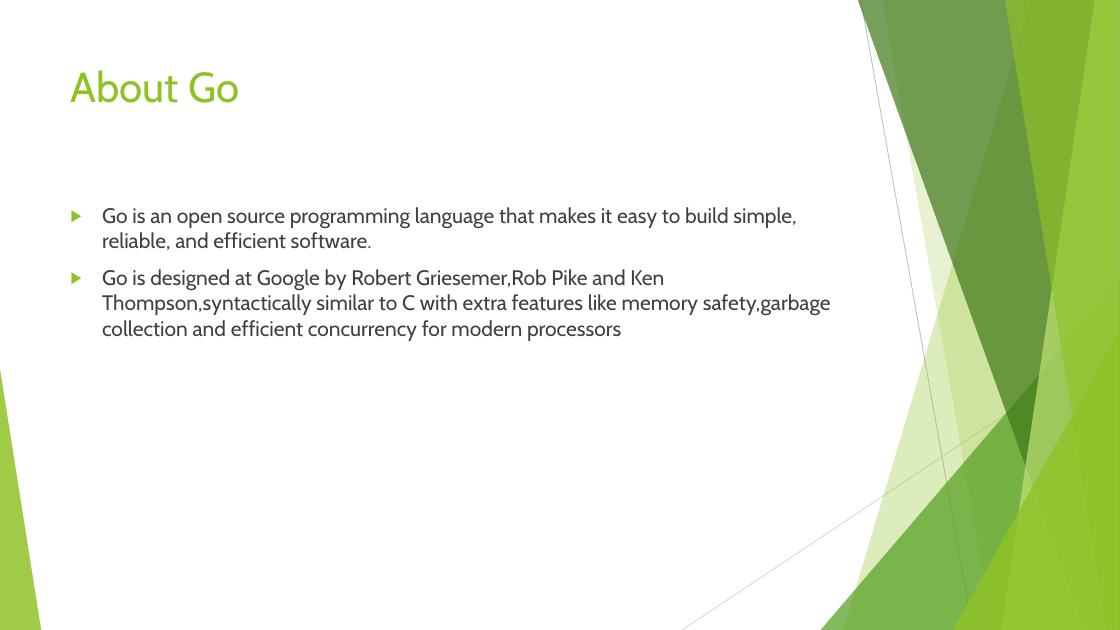
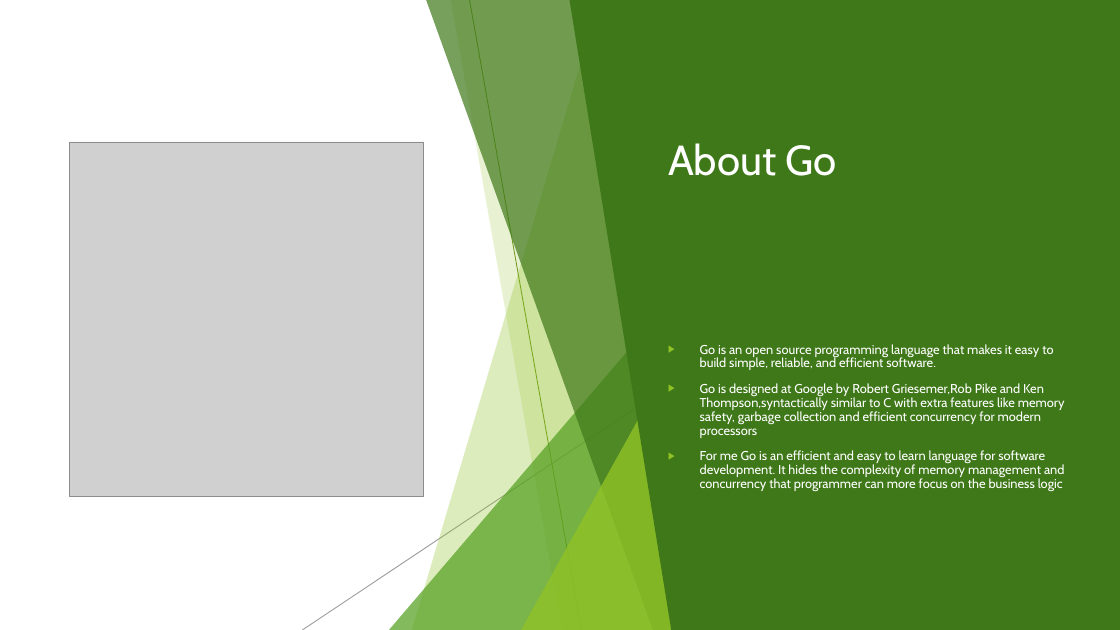
Before and after one commit to vivekdubeydeveloper/goquickstart, a slide deck: slide 3 of goquickstart.pptx. Drawn at 1120x630 pixels with LibreOffice and Linux fonts; fonts in the diff are those of the drawing; grey boxes stand for pictures. Boxes give left, top, right and bottom in pixels: in the first picture for what was removed or moved away, otherwise in the second. Text is boxed around its words. In the diff, an @@ line names an element or a change of style, - is before the commit and + after.

Commit message:
updated

```diff
--- a/goquickstart.pptx
+++ b/goquickstart.pptx
@@ rectangle added at box(0, 0, 1120, 630), fill #FFFFFF @@
@@ freeform shape added at box(412, 0, 688, 630), fill #90C226 at 30% opacity @@
@@ freeform shape added at box(426, 0, 688, 630), fill #3F7819 at 70% opacity @@
@@ freeform shape added at box(450, 0, 688, 630), fill #90C226 at 20% opacity @@
@@ line added from (470, 0) to (581, 630), #6C921D 0.75 pt @@
@@ freeform shape added at box(570, 0, 1120, 630), fill #3F7819 @@
@@ title "About Go": place and size @@
-title "About Go" at box(71, 70, 239, 103)
+title "About Go" at box(668, 143, 837, 176)
@@ title "About Go" at box(668, 143, 837, 176): text colour #90C226 to #FFFFFF; vertical alignment top to middle @@
@@ picture added at box(70, 142, 424, 497) @@
@@ text "Go is an open source ...": place and size @@
-text "Go is an open source ..." at box(102, 207, 831, 341)
+text "Go is an open source ..." at box(700, 344, 1065, 491)
@@ triangle added at box(389, 280, 688, 630), fill #54A021 at 72% opacity @@
@@ line added from (740, 339) to (302, 630), #808080 0.75 pt @@
@@ triangle added at box(521, 330, 688, 630), fill #90C226 at 80% opacity @@
@@ text at box(700, 344, 1053, 370): size 18 to 11 pt, text colour #404040 to #FFFFFF in "Go is an open source programming language ..."; line spacing 1 to 0.9 @@
@@ text at box(700, 383, 1065, 491): text changed; size 18 to 11 pt; text colour #404040 to #FFFFFF @@
-▶ Go is designed at Google by Robert Griesemer,Rob Pike and Ken Thompson,syntactically similar to C with extra features like memory safety,garbage collection and efficient concurrency for modern processors
+▶ Go is designed at Google by Robert Griesemer,Rob Pike and Ken Thompson,syntactically similar to C with extra features like memory safety, garbage collection and efficient concurrency for modern processors
+▶ For me Go is an efficient and easy to learn language for software development. It hides the complexity of memory management and concurrency that programmer can more focus on the business logic
```
Also in this commit, not shown: 7 other slides changed.
